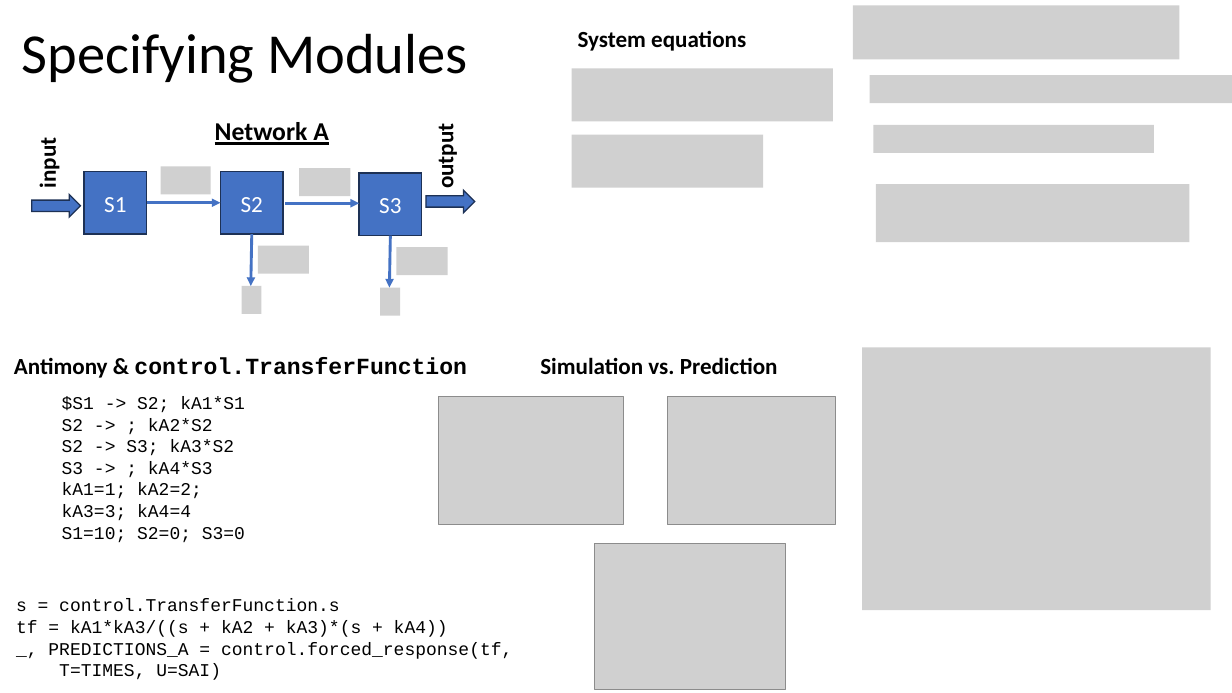
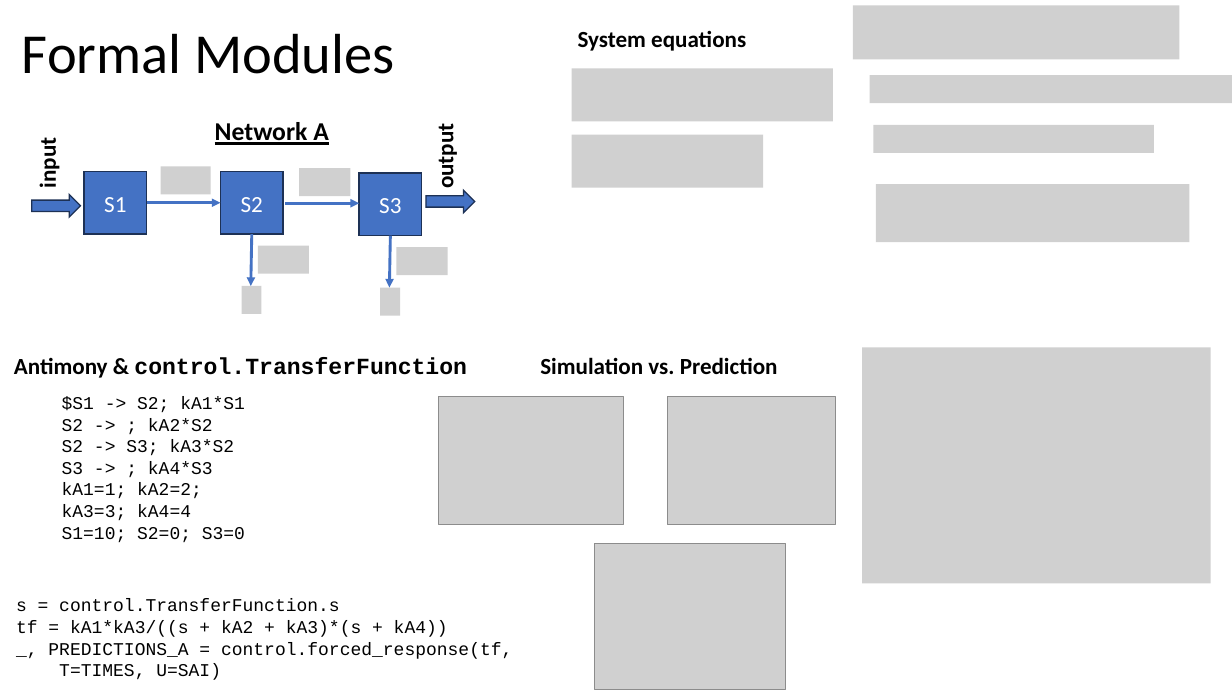
Before and after one commit to joseph-hellerstein/linear_reaction_networks, a slide deck: slide 6 of docs/module_framework.pptx (slide 3 before the commit). Drawn at 1232x693 pixels with LibreOffice and Linux fonts; fonts in the diff are those of the drawing; grey boxes stand for pictures. Boxes give left, top, right and bottom in pixels: in the first picture for what was removed or moved away, otherwise in the second. Text is boxed around its words. In the diff, an @@ line names an element or a change of style, - is before the commit and + after.

Commit message:
updated presentation and figures

```diff
--- a/docs/module_framework.pptx
+++ b/docs/module_framework.pptx
@@ title at <box>22,33,394,74</box>: text changed @@
-Specifying Modules
+Formal Modules
@@ picture: place and size @@
-picture at <box>862,348,1211,610</box>
+picture at <box>862,348,1211,583</box>
```
Also in this commit, not shown: 5 other slides changed, 8 slides added, 6 slides removed, 1 other file.
